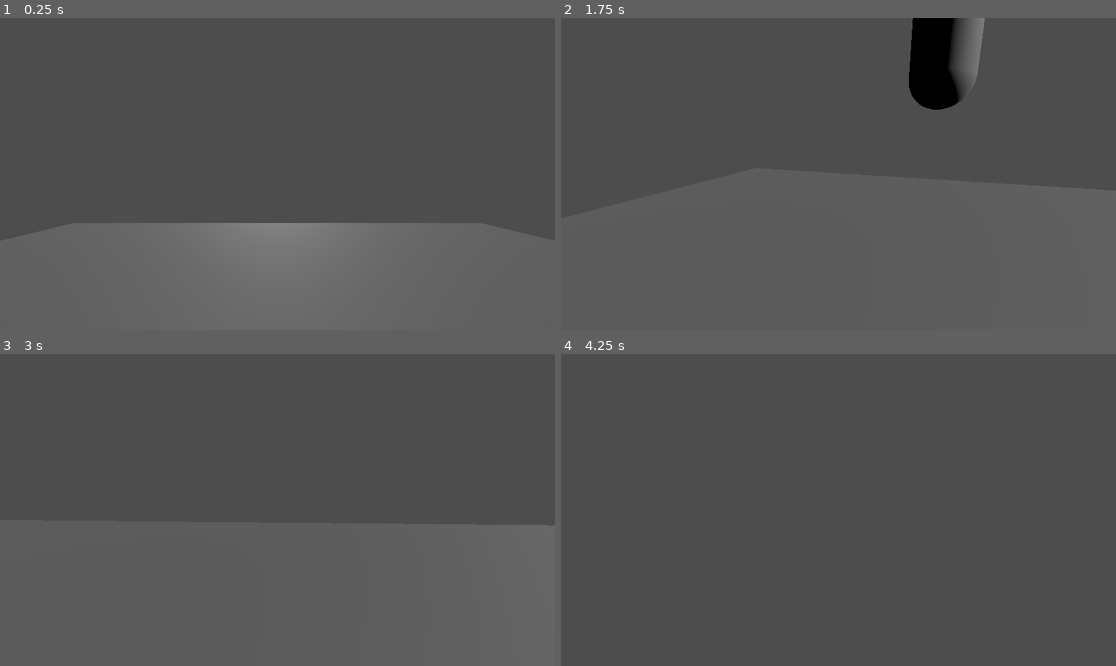
Above: before the commit, frames 1-4 (two rows, left to right).
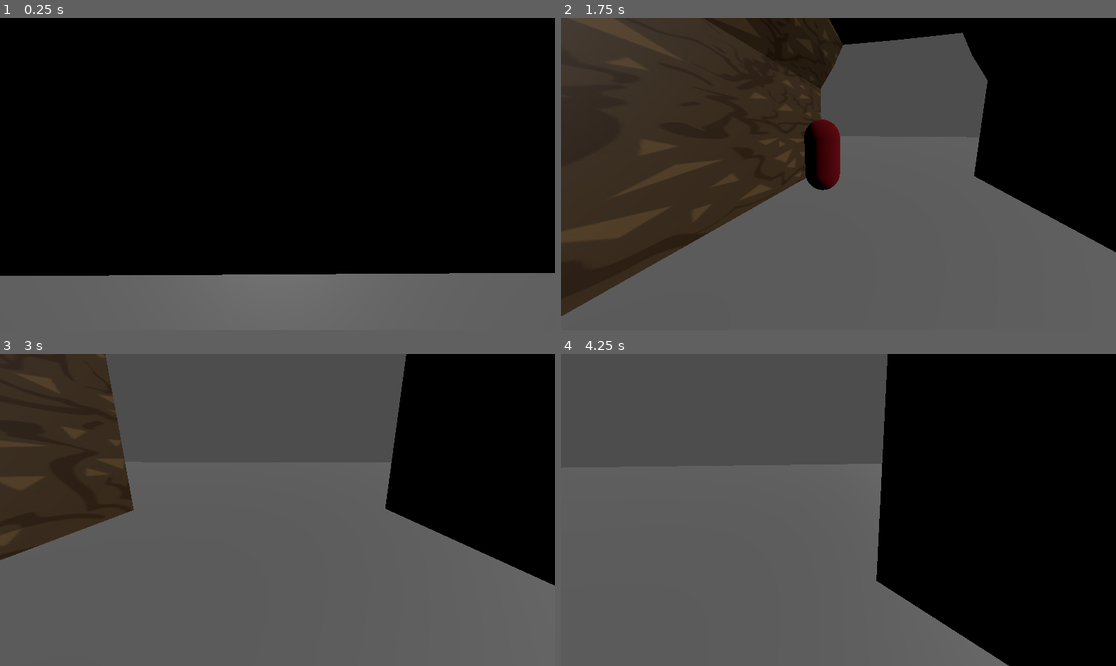
Above: after the commit, the same moments.

Repository: jakvbm1/under-angels-skin
Game: Godot game, scene res://scenes/places/dungeon/testing_level.tscn
Two runs of this game, one before a commit and one after it. Both use one fixed random seed, a clock stepped at 60 frames per second and the inputs below.
Inputs (mouse positions are in pixels of both pictures, inside the frame that each line leads up to):
- Up to frame 1 (0.25 s): no input
- Up to frame 2 (1.75 s): tap Enter (ui_accept) at 0.5, 0.77, 1.52 s; move the mouse to (960, 158) at 0.52 s; hold D (right) 0.53-1.28 s; click (960, 158) at 0.67 s; move the mouse to (810, 174) at 1.27 s; hold W (forward) from 1.28 s (still down)
- Up to frame 3 (3 s): keep holding W (forward); move the mouse to (288, 503) at 2.02 s; move the mouse to (271, 516) at 2.77 s
- Up to frame 4 (4.25 s): keep holding W (forward); tap Enter (ui_accept) at 3.02, 3.77 s; move the mouse to (877, 513) at 3.52 s

The runs differ from the first frame. In frame 1, 82% of the frame differs, in the area x 0-100%, y 0-83%; in frame 2, 54%; in frame 3, 31%; in frame 4, 40%.

Commit message:
added test corridor and enemy pursues player
the pursuing is still pretty rough i just wanted to check if it works, also the corridor shoots up into the sky for some reason

Diff:
--- a/scenes/entities/enemies/test_enemy.tscn
+++ b/scenes/entities/enemies/test_enemy.tscn
@@ -1,16 +1,23 @@
-[gd_scene load_steps=4 format=3 uid="uid://u3rq862qt0we"]
+[gd_scene load_steps=5 format=3 uid="uid://u3rq862qt0we"]
 
 [ext_resource type="Script" path="res://scripts/test_enemy.gd" id="1_67ntg"]
 
 [sub_resource type="CapsuleMesh" id="CapsuleMesh_dj22g"]
 
+[sub_resource type="StandardMaterial3D" id="StandardMaterial3D_ynk4q"]
+albedo_color = Color(0.561133, 0.0416903, 0.0960523, 1)
+metallic = 0.75
+
 [sub_resource type="CapsuleShape3D" id="CapsuleShape3D_log6p"]
 
 [node name="TestEnemy" type="CharacterBody3D"]
+collision_layer = 2
+collision_mask = 15
 script = ExtResource("1_67ntg")
 
 [node name="MeshInstance3D" type="MeshInstance3D" parent="."]
 mesh = SubResource("CapsuleMesh_dj22g")
+surface_material_override/0 = SubResource("StandardMaterial3D_ynk4q")
 
 [node name="CollisionShape3D" type="CollisionShape3D" parent="."]
 shape = SubResource("CapsuleShape3D_log6p")
--- /dev/null
+++ b/scenes/objects/test_corridor.tscn
@@ -0,0 +1,23 @@
+[gd_scene load_steps=3 format=3 uid="uid://cn02rn1nldmpi"]
+
+[ext_resource type="PackedScene" uid="uid://55baitsngexo" path="res://assets/models/corridor1.glb" id="1_ldano"]
+
+[sub_resource type="BoxShape3D" id="BoxShape3D_ihstg"]
+size = Vector3(28.7156, 5.19922, 2.02734)
+
+[node name="Corridor" type="RigidBody3D"]
+collision_layer = 4
+collision_mask = 15
+
+[node name="corridorModel" parent="." instance=ExtResource("1_ldano")]
+transform = Transform3D(4, 0, 0, 0, 1, 0, 0, 0, 1, 0.446841, 0, 0.0374746)
+
+[node name="CollisionShape3D" type="CollisionShape3D" parent="."]
+transform = Transform3D(1, 0, 0, 0, 1, 0, 0, 0, 1, 0.97803, 1.73633, 5.89524)
+shape = SubResource("BoxShape3D_ihstg")
+
+[node name="CollisionShape3D2" type="CollisionShape3D" parent="."]
+transform = Transform3D(1, 0, 0, 0, 1, 0, 0, 0, 1, 0.940833, 1.73633, -5.83945)
+shape = SubResource("BoxShape3D_ihstg")
+
+[node name="MeshInstance3D" type="MeshInstance3D" parent="."]
--- a/scenes/places/default_floor.tscn
+++ b/scenes/places/default_floor.tscn
@@ -3,15 +3,16 @@
 [sub_resource type="PlaneMesh" id="PlaneMesh_y6x5d"]
 
 [sub_resource type="BoxShape3D" id="BoxShape3D_ecto4"]
-size = Vector3(1.98278, 0.53894, 2.01965)
+size = Vector3(1.98278, 0.298736, 2.01965)
 
 [node name="default_floor" type="RigidBody3D"]
+mass = 1000.0
 freeze = true
 
 [node name="MeshInstance3D" type="MeshInstance3D" parent="."]
-transform = Transform3D(10, 0, 0, 0, 10, 0, 0, 0, 10, 0, 0, 0)
+transform = Transform3D(100, 0, 0, 0, 100, 0, 0, 0, 100, 0, 0, 0)
 mesh = SubResource("PlaneMesh_y6x5d")
 
 [node name="CollisionShape3D" type="CollisionShape3D" parent="."]
-transform = Transform3D(10, 0, 0, 0, 10, 0, 0, 0, 10, -0.0581884, -2.7315, 0.0519226)
+transform = Transform3D(100, 0, 0, 0, 100, 0, 0, 0, 100, -0.0581884, -14.7417, 0.0519226)
 shape = SubResource("BoxShape3D_ecto4")
--- a/scenes/places/dungeon/testing_level.tscn
+++ b/scenes/places/dungeon/testing_level.tscn
@@ -1,19 +1,22 @@
-[gd_scene load_steps=4 format=3 uid="uid://ni36pcsoifxl"]
+[gd_scene load_steps=5 format=3 uid="uid://ni36pcsoifxl"]
 
 [ext_resource type="PackedScene" uid="uid://qtmkkfrfxjpf" path="res://scenes/places/default_floor.tscn" id="1_6qe7s"]
 [ext_resource type="PackedScene" uid="uid://cbtdfceqeab6k" path="res://scenes/entities/players/character.tscn" id="2_21dlo"]
 [ext_resource type="PackedScene" uid="uid://u3rq862qt0we" path="res://scenes/entities/enemies/test_enemy.tscn" id="3_0b26w"]
+[ext_resource type="PackedScene" uid="uid://cn02rn1nldmpi" path="res://scenes/objects/test_corridor.tscn" id="4_i76pj"]
 
 [node name="Testing level" type="Node"]
 
 [node name="default_floor" parent="." instance=ExtResource("1_6qe7s")]
 
-[node name="Player" parent="default_floor" instance=ExtResource("2_21dlo")]
-transform = Transform3D(1, 0, 0, 0, 1, 0, 0, 0, 1, 0, 1.904, 0)
-
 [node name="DirectionalLight3D" type="DirectionalLight3D" parent="."]
 transform = Transform3D(1, 0, 0, 0, -0.857167, 0.515038, 0, -0.515038, -0.857167, 3.14564, 7.67005, -8.16822)
 light_energy = 0.7
 
-[node name="TestEnemy" parent="." instance=ExtResource("3_0b26w")]
-transform = Transform3D(1, 0, 0, 0, 1, 0, 0, 0, 1, -3.18909, 3.86676, 0)
+[node name="Node3D" parent="." instance=ExtResource("4_i76pj")]
+
+[node name="TestEnemy" parent="Node3D" instance=ExtResource("3_0b26w")]
+transform = Transform3D(1, 0, 0, 0, 1, 0, 0, 0, 1, -15, 1, 5)
+
+[node name="Player" parent="." instance=ExtResource("2_21dlo")]
+transform = Transform3D(1, 0, 0, 0, 1, 0, 0, 0, 1, 0, 1.904, 0)
--- a/scripts/test_enemy.gd
+++ b/scripts/test_enemy.gd
@@ -1,6 +1,6 @@
 extends CharacterBody3D
 var player
-@onready var navigation_agent_3d: NavigationAgent3D = $NavigationAgent3D
+
 
 
 const SPEED = 3
@@ -13,5 +13,5 @@
 		velocity += get_gravity() * delta * 5
 	print(player.position)
 	print(position)
-	position.x = position.x + (player.position.x - position.x)*0.1*delta
-	position.z = position.z + (player.position.z - position.z)*0.1*delta
+	position.x = position.x + (player.position.x - position.x)*0.5*delta
+	position.z = position.z + (player.position.z - position.z)*0.5*delta
Binary file added: assets/models/corridor1.glb
Not shown, added: assets/models/corridor1.glb.import
Binary file added: assets/models/corridor1_696.jpg
Not shown, added: assets/models/corridor1_696.jpg.import
